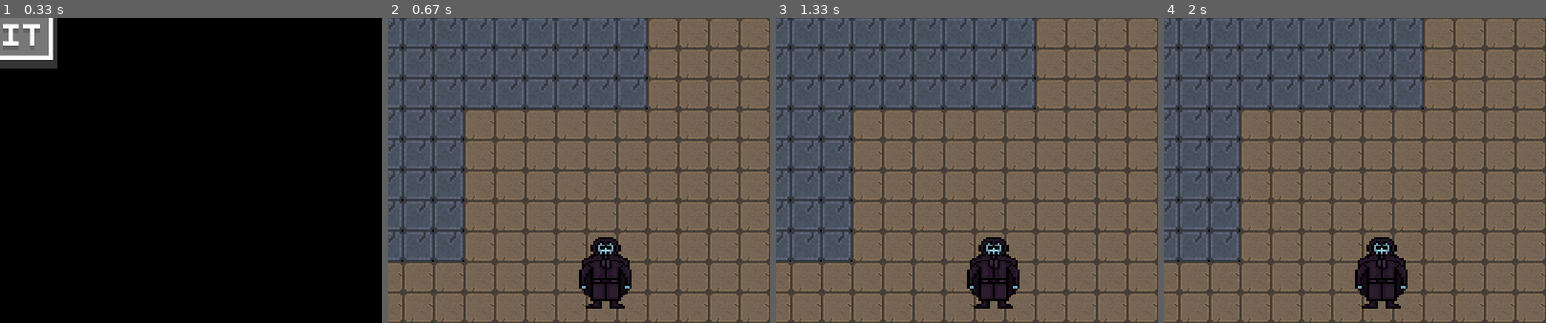
Above: before the commit, frames 1-4 (left to right).
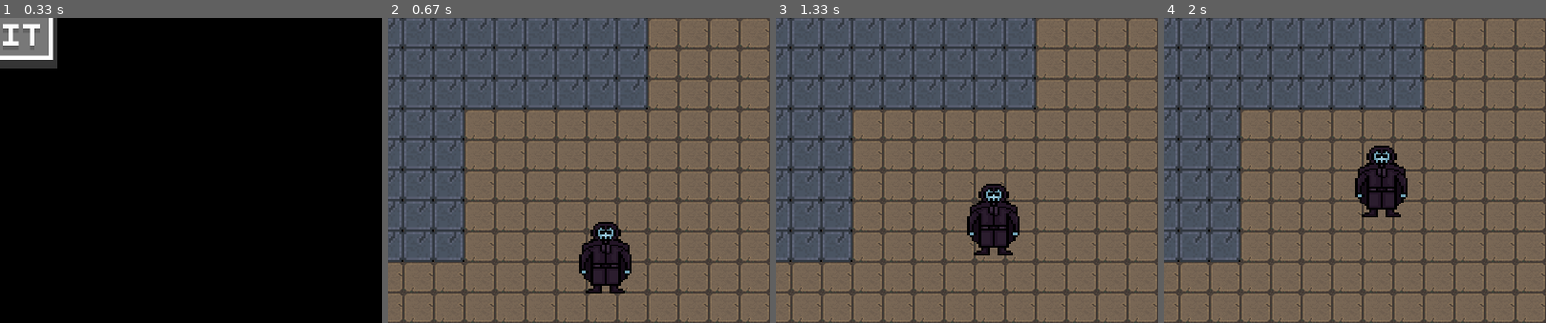
Above: after the commit, the same moments.

Repository: the-akira/PyGameDev
Game: pygame game, started from Exemplos/RPG/main.py
Same seed, same stepped clock (60 frames per second), same inputs: the game is played once before the commit and once after it.
Inputs (mouse positions are % of the whole screen's width and height, from its top left):
- Up to frame 1 (0.33 s): no input
- Up to frame 2 (0.67 s): click (50, 45) at 0.38 s
- Up to frame 3 (1.33 s): hold Right 0.67-1.13 s; move the mouse to (50, 57) at 0.7 s; hold Up from 1.17 s (still down)
- Up to frame 4 (2 s): release Up at 1.47 s; hold Right 1.5-1.97 s
The pictures show only the part of the screen within x 50-100%, y 50-100%; the shares and areas given below are measured in that part.

Frame 1 is identical in both runs. In frame 2, 2.1% of the frame differs, in the area x 50-64%, y 66-96%; in frame 3, 4.2%; in frame 4, 4.7%, in the area x 50-64%, y 41-96%.

Commit message:
RPG Adicionados Novos Inimigos

Diff:
--- a/Exemplos/RPG/main.py
+++ b/Exemplos/RPG/main.py
@@ -156,6 +156,48 @@
         surface.blit(self.image, ((self.rect.centerx - int(self.image.get_width()/2) + scroll_x),
             self.rect.centery - int(self.image.get_height()/2) + scroll_y))
 
+    def update(self, platforms):
+        self.rect.y -= 1
+        self.collide(0, -1, platforms)
+
+    def collide(self, xvel, yvel, platforms):
+        for platform in platforms:
+            if pygame.sprite.collide_rect(self, platform):
+                if yvel < 0:
+                    self.rect.top = platform.rect.bottom
+
+class Beholder(Entity):
+    def __init__(self, platforms, pos, *groups):
+        super().__init__(pos)
+        img = pygame.image.load('sprites/beholder.png').convert_alpha()
+        self.image = pygame.transform.scale(img, (70,75)).convert_alpha()
+        self.rect = self.image.get_rect(topleft=pos)
+
+    def draw(self, surface, scroll_x, scroll_y):
+        surface.blit(self.image, ((self.rect.centerx - int(self.image.get_width()/2) + scroll_x),
+            self.rect.centery - int(self.image.get_height()/2) + scroll_y))
+
+class Orc(Entity):
+    def __init__(self, platforms, pos, *groups):
+        super().__init__(pos)
+        img = pygame.image.load('sprites/orc.png').convert_alpha()
+        self.image = pygame.transform.scale(img, (85,75)).convert_alpha()
+        self.rect = self.image.get_rect(topleft=pos)
+
+    def draw(self, surface, scroll_x, scroll_y):
+        surface.blit(self.image, ((self.rect.centerx - int(self.image.get_width()/2) + scroll_x),
+            self.rect.centery - int(self.image.get_height()/2) + scroll_y))
+
+    def update(self, platforms):
+        self.rect.x -= 1
+        self.collide(-1, 0, platforms)
+
+    def collide(self, xvel, yvel, platforms):
+        for platform in platforms:
+            if pygame.sprite.collide_rect(self, platform):
+                if xvel < 0:
+                    self.rect.left = platform.rect.right
+
 class Player(Entity):
     def __init__(self, platforms, pos, *groups):
         super().__init__(pos)
@@ -264,8 +306,10 @@
     weapon = Weapon(fireball_image)
     floors = pygame.sprite.Group()
     platforms = pygame.sprite.Group()
+    orc_group = pygame.sprite.Group()
     fireball_group = pygame.sprite.Group()
     skeleton_group = pygame.sprite.Group()
+    beholder_group = pygame.sprite.Group()
     necromancer_group = pygame.sprite.Group()
     player = Player(platforms, INITIAL_POS)
     skeletons = [
@@ -282,6 +326,19 @@
     ]
     for necromancer in necromancers:
         necromancer_group.add(necromancer)
+    orcs = [
+        Orc(platforms, (200,1480)),
+        Orc(platforms, (3200,250)),
+        Orc(platforms, (1000,600)),
+    ]
+    for orc in orcs:
+        orc_group.add(orc)
+    beholders = [
+        Beholder(platforms, (2800,40)),
+        Beholder(platforms, (2800,1400)),
+    ]
+    for beholder in beholders:
+        beholder_group.add(beholder)
     level_width  = len(world_data[0]) * TILE_SIZE
     level_height = len(world_data) * TILE_SIZE
     entities = CameraLayeredUpdates(player, pygame.Rect(0, 0, level_width, level_height))
@@ -322,12 +379,15 @@
             entities.draw(screen)
             for skeleton in skeletons:
                 skeleton.draw(screen, entities.cam.x, entities.cam.y)
-                skeleton_group.add(skeleton)
             skeleton_group.update(platforms)
             for necromancer in necromancers:
                 necromancer.draw(screen, entities.cam.x, entities.cam.y)
-                necromancer_group.add(necromancer)
-            necromancer_group.update()
+            necromancer_group.update(platforms)
+            for orc in orcs:
+                orc.draw(screen, entities.cam.x, entities.cam.y)
+            orc_group.update(platforms)
+            for beholder in beholders:
+                beholder.draw(screen, entities.cam.x, entities.cam.y)
             fireball = weapon.update(player, entities.cam.x, entities.cam.y)
             if fireball:
                 fireball_group.add(fireball)
Binary file added: Exemplos/RPG/sprites/beholder.png
Binary file added: Exemplos/RPG/sprites/orc.png
